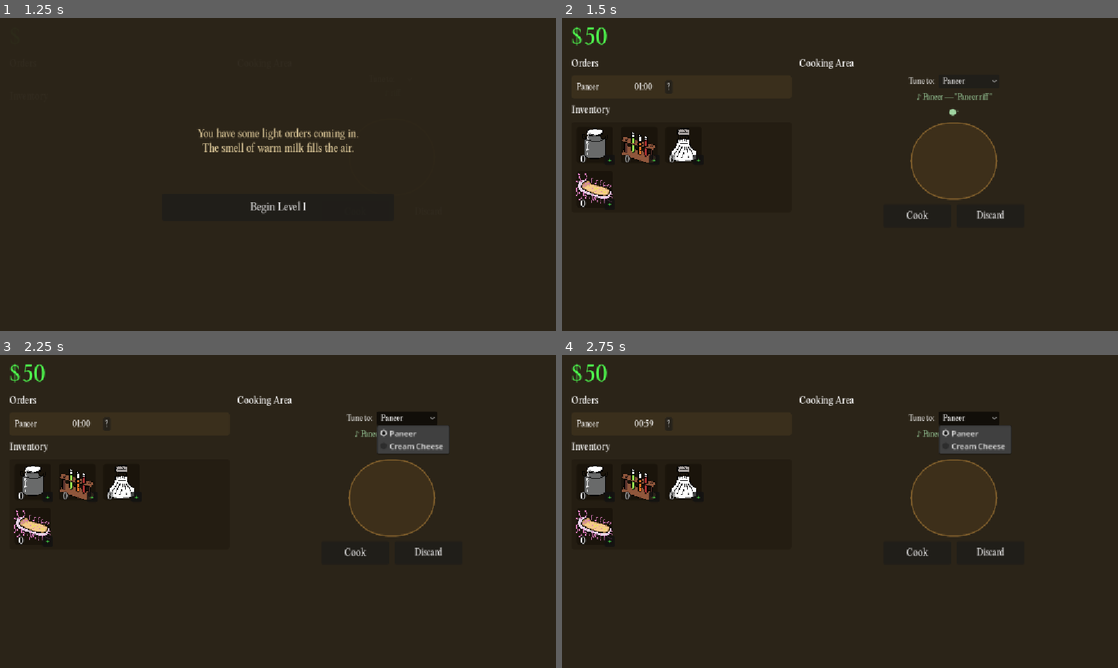
Above: before the commit, frames 1-4 (two rows, left to right).
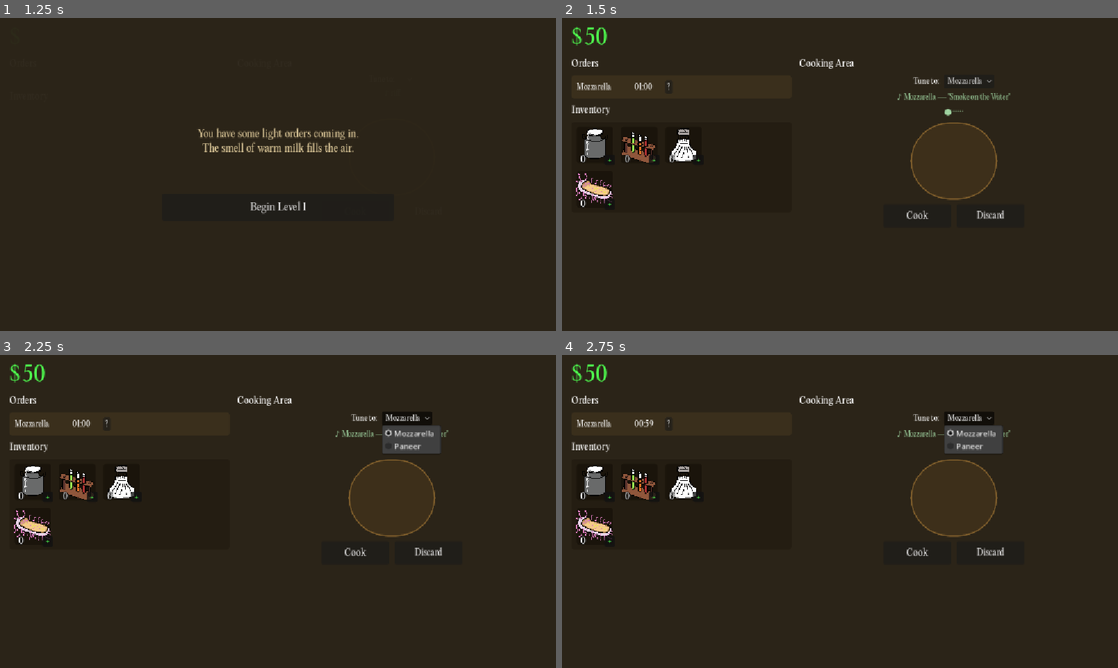
Above: after the commit, the same moments.

Repository: TheBugMaker/cheesy-tunes
Game: Godot game, scene res://scenes/main_menu.tscn
Same seed, same stepped clock (60 frames per second), same inputs: the game is played once before the commit and once after it.
Inputs (mouse positions are in pixels of both pictures, inside the frame that each line leads up to):
- Up to frame 1 (1.25 s): click "Start" at 0.5 s
- Up to frame 2 (1.5 s): click "Begin Level 1" at 1.25 s
- Up to frame 3 (2.25 s): click (405, 417) at 2 s, where only the run before the commit has a clickable "Paneer"
- Up to frame 4 (2.75 s): no input

Frame 1 is identical in both runs. In frame 2, 0.6% of the frame differs, in the area x 2-81%, y 18-32%; in frame 3, 0.8%; in frame 4, 0.8%.

Commit message:
replacing first level orders

Diff:
--- a/scripts/game.gd
+++ b/scripts/game.gd
@@ -27,12 +27,12 @@
 		"flavor": "You have some light orders coming in.\nThe smell of warm milk fills the air.",
 		"ingredients": ["milk", "acid", "salt", "bacteria"],
 		"orders": [
-			["Paneer", 0.0,  60.0],
-			["Paneer", 15.0, 60.0],
-			["Cream Cheese",     22.0, 60.0],
-			["Paneer",     26.0, 60.0],
-			["Cream Cheese",     32.0, 60.0],
-			["Paneer",     37.0, 55.0],
+			["Mozzarella", 0.0,  60.0],
+			["Mozzarella", 15.0, 60.0],
+			["Paneer",     22.0, 60.0],
+			["Mozzarella",     26.0, 60.0],
+			["Paneer",     32.0, 60.0],
+			["Mozzarella",     37.0, 55.0],
 		],
 	},
 	{
